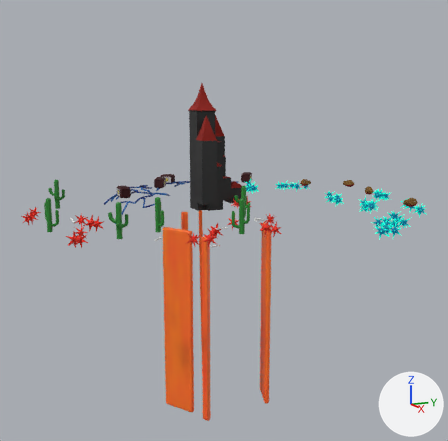
A saved change to the Blender file Ciro/celeste/celeste.blend.
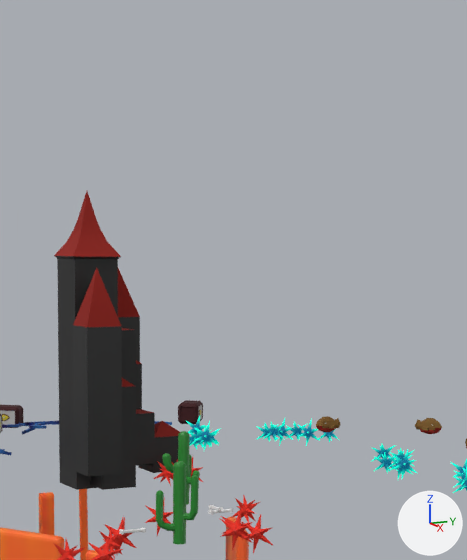
Each version appears first whole from a 50 mm lens placed at (10.08, -4.47, 2.62), pointed at (0.11, 0.12, 0.48), and next in a close-up on the part from 37% to 82% of the width and 0% to 55% of the height. Arrows for +X, +Y and +Z are at lower right; the lights stay in place.
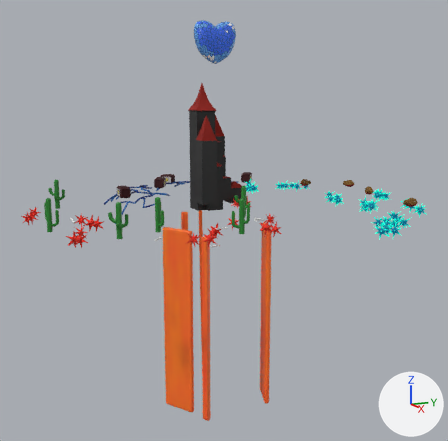
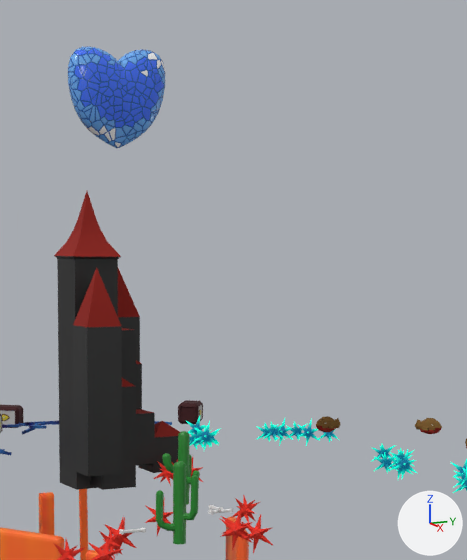
Patch to the scene script:
```diff
--- a/Ciro/celeste/celeste.blend.py
+++ b/Ciro/celeste/celeste.blend.py
@@ ob_heart_001 @@
 ob_heart_001.scale = (0.323, 0.323, 0.323)
-ob_heart_001.hide_set(True)
```

Where the change shows, as pixel boxes (x1, y1, x2, y2) in the close-ups (467 x 560 px):
'Heart.001', shown
    after: (68, 46, 165, 148)
